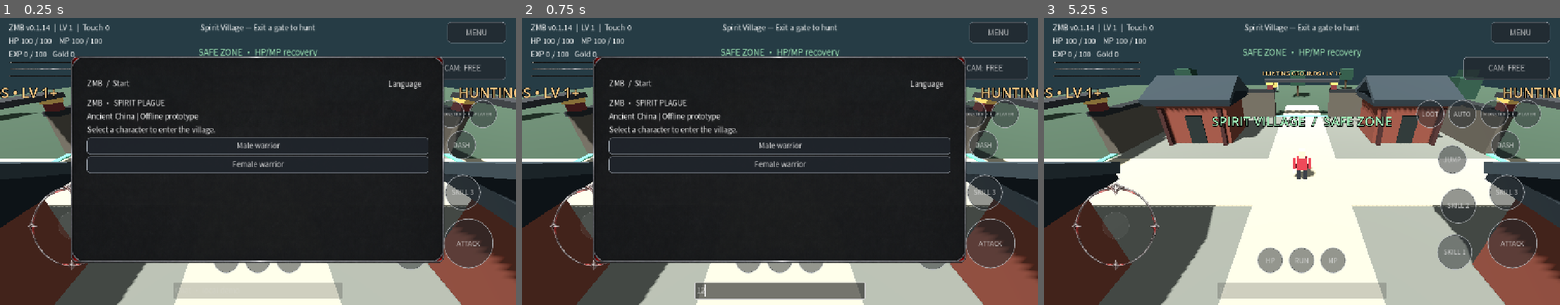
Above: before the commit, frames 1-3 (left to right).
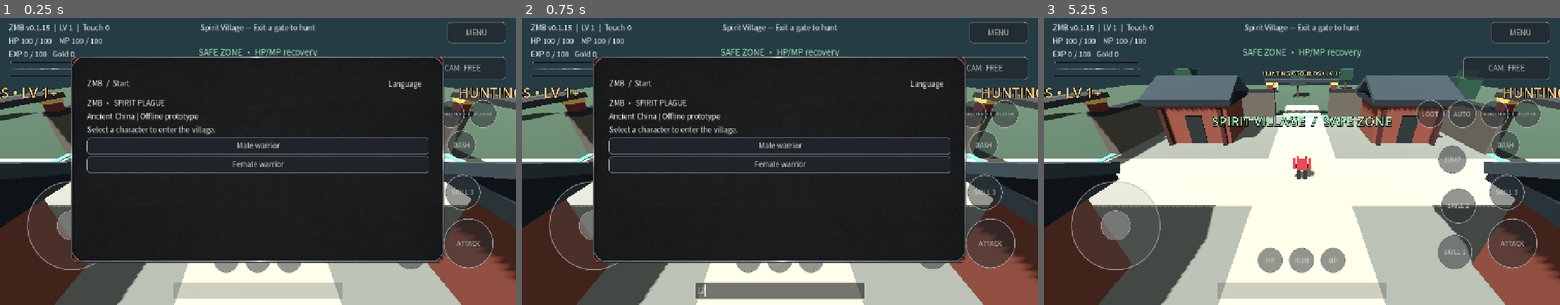
Above: after the commit, the same moments.

Repository: redfullmoon209-debug/ZMB
Game: Godot game, scene res://main.tscn
Same seed, same stepped clock (60 frames per second), same inputs: the game is played once before the commit and once after it.
Inputs (mouse positions are in pixels of both pictures, inside the frame that each line leads up to):
- Up to frame 1 (0.25 s): no input
- Up to frame 2 (0.75 s): click (780, 290) at 0.52 s; type "12" at 0.6 s
- Up to frame 3 (5.25 s): click "◉" at 1.25 s; click "ATTACK" at 2 s; click "SKILL 1" at 2.75 s; click "SKILL 2" at 3.5 s; click "SKILL 3" at 4.25 s; click "JUMP" at 5 s

The runs differ from the first frame. In frame 1, 0.6% of the frame differs, in the area x 5-19%, y 2-88%; in frame 2, 0.6%; in frame 3, 1.1%, in the area x 5-23%, y 2-88%.

Commit message:
ZMB v0.1.15: minimal translucent grey joystick graphics

Diff:
--- /dev/null
+++ b/assets/controls/joystick_base_gray.svg
@@ -0,0 +1,3 @@
+<svg xmlns="http://www.w3.org/2000/svg" width="512" height="512" viewBox="0 0 512 512">
+  <circle cx="256" cy="256" r="248" fill="#777777" fill-opacity=".19" stroke="#b0b0b0" stroke-opacity=".8" stroke-width="6"/>
+</svg>
--- /dev/null
+++ b/assets/controls/joystick_thumb_gray.svg
@@ -0,0 +1,3 @@
+<svg xmlns="http://www.w3.org/2000/svg" width="256" height="256" viewBox="0 0 256 256">
+  <circle cx="128" cy="128" r="123" fill="#a8a8a8" fill-opacity=".55" stroke="#c2c2c2" stroke-opacity=".85" stroke-width="4"/>
+</svg>
--- a/hud.gd
+++ b/hud.gd
@@ -102,14 +102,14 @@
 	for state in ["normal","hover","pressed","focus"]:
 		joystick.add_theme_stylebox_override(state,StyleBoxEmpty.new())
 	var joystick_base := TextureRect.new()
-	joystick_base.texture=preload("res://assets/controls/joystick_base.png")
+	joystick_base.texture=preload("res://assets/controls/joystick_base_gray.svg")
 	joystick_base.expand_mode=TextureRect.EXPAND_IGNORE_SIZE
 	joystick_base.stretch_mode=TextureRect.STRETCH_KEEP_ASPECT_CENTERED
 	joystick_base.mouse_filter=Control.MOUSE_FILTER_IGNORE
 	joystick.add_child(joystick_base)
 	joystick_base.set_anchors_and_offsets_preset(Control.PRESET_FULL_RECT)
 	joystick_knob=TextureRect.new()
-	joystick_knob.texture=preload("res://assets/controls/joystick_thumb.png")
+	joystick_knob.texture=preload("res://assets/controls/joystick_thumb_gray.svg")
 	joystick_knob.expand_mode=TextureRect.EXPAND_IGNORE_SIZE
 	joystick_knob.stretch_mode=TextureRect.STRETCH_KEEP_ASPECT_CENTERED
 	joystick_knob.mouse_filter=Control.MOUSE_FILTER_IGNORE
@@ -361,7 +361,7 @@
 		meter_fills[0].value=game.hp
 		meter_fills[1].value=game.mp
 		meter_fills[2].value=game.xp
-	stats.text="ZMB v0.1.14  |  LV %d  |  Touch %d\nHP %d / 100    MP %d / 100\nEXP %d / 100   Gold %d"%[game.level,captured_touches.size(),game.hp,game.mp,game.xp,game.coins]
+	stats.text="ZMB v0.1.15  |  LV %d  |  Touch %d\nHP %d / 100    MP %d / 100\nEXP %d / 100   Gold %d"%[game.level,captured_touches.size(),game.hp,game.mp,game.xp,game.coins]
 	camera_mode_button.text=(["กล้อง: ตามหลัง","CAM: FOLLOW","镜头：跟随"][lang] if game.camera_follow else ["กล้อง: อิสระ","CAM: FREE","镜头：自由"][lang])
 	var safe: bool = game.in_safe_zone()
 	zone_label.text=(["เขตปลอดภัย • ฟื้นฟู HP/MP","SAFE ZONE • HP/MP recovery","安全区 • 恢复生命与法力"][lang] if safe else ["เขตล่ามอนสเตอร์ • LV 1+","HUNTING ZONE • LV 1+","狩猎区 • LV 1+"][lang])
@@ -381,7 +381,7 @@
 		if is_instance_valid(close_button): controls["CLOSE"] = _web_rect(close_button)
 		var menu_rects := {}
 		for key in menu_items: menu_rects[key]=_web_rect(menu_items[key])
-		var d := {"version":"0.1.14","ready":true,"started":game.started,"s …(627 unchanged characters)…
+		var d := {"version":"0.1.15","ready":true,"started":game.started,"s …(627 unchanged characters)…
 		var payload := JSON.stringify(d)
 		if browser_window != null:
 			browser_window.zmbDiagnosticsJSON = payload
